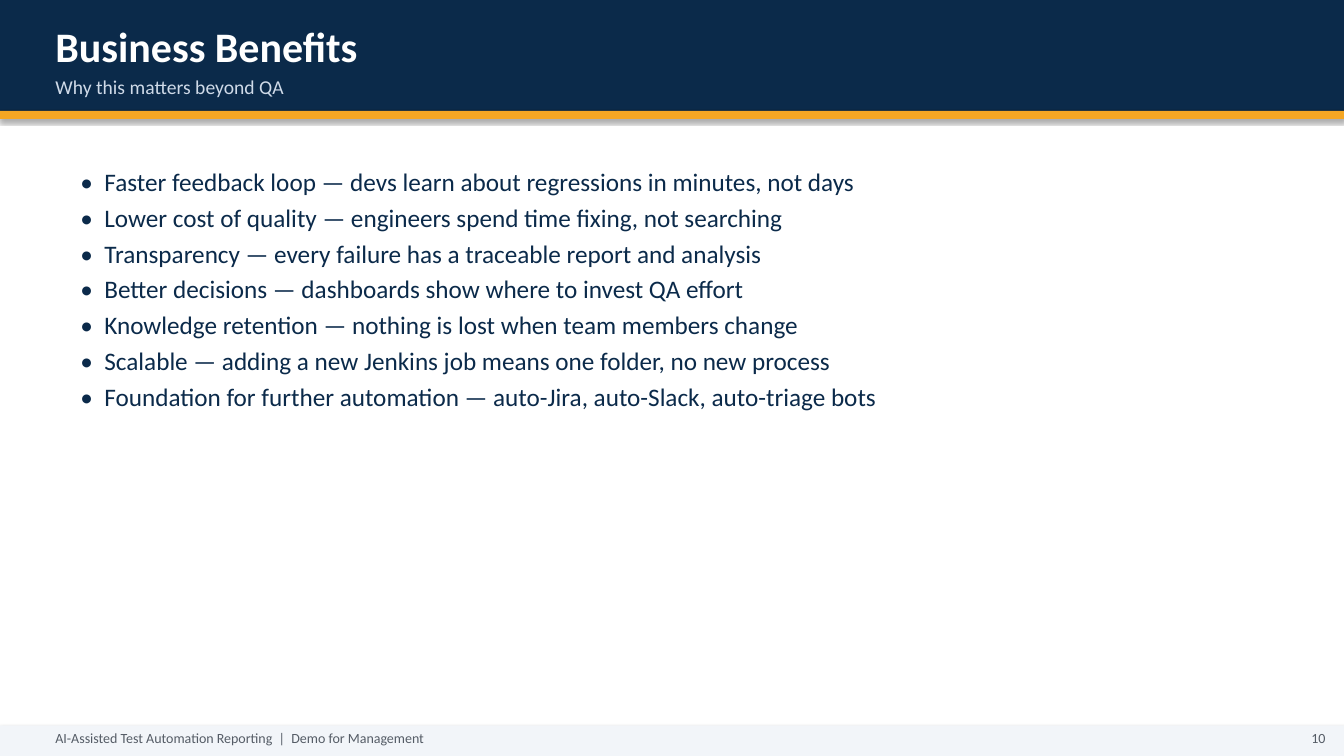
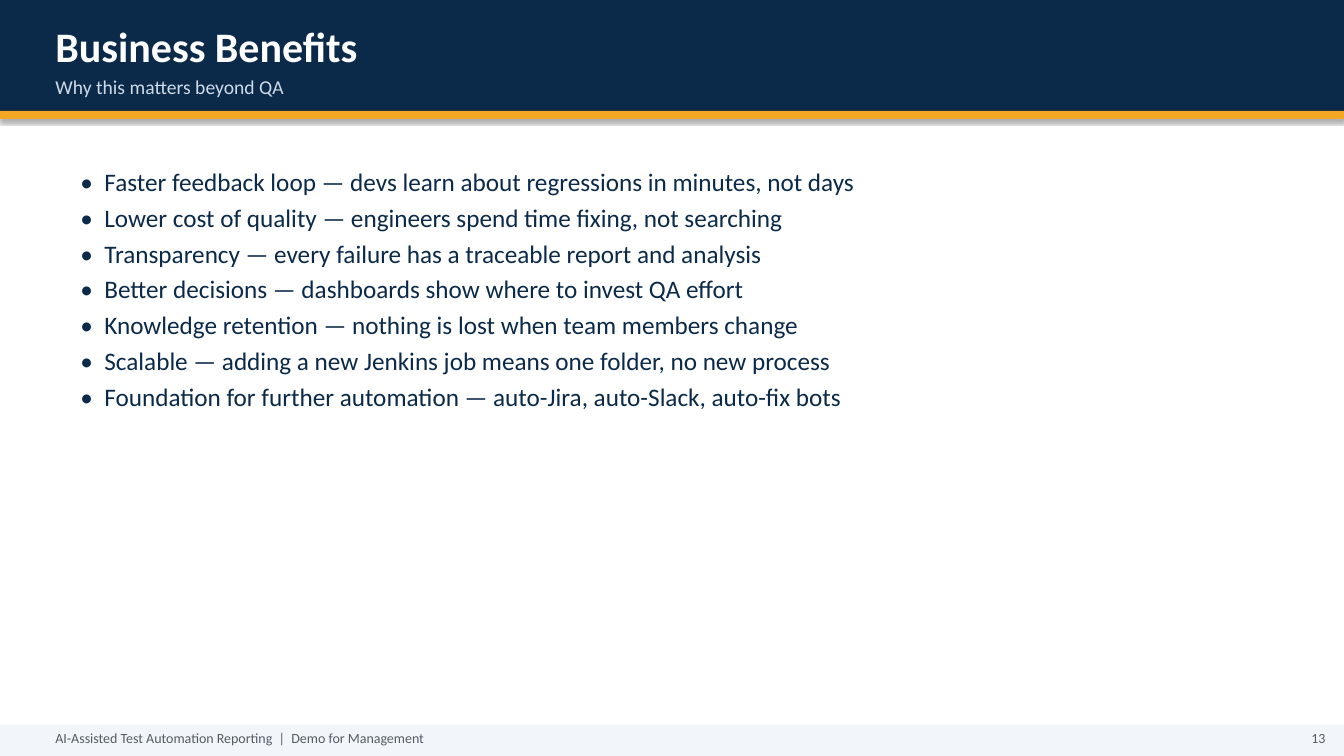
Before and after one commit to abidaliatex/test-automation-reporting, a slide deck: slide 13 of AI-Test-Automation-Reporting-Demo.pptx (slide 10 before the commit). Drawn at 1344x756 pixels with LibreOffice and Linux fonts; fonts in the diff are those of the drawing. Boxes give left, top, right and bottom in pixels: in the first picture for what was removed or moved away, otherwise in the second. Text is boxed around its words. In the diff, an @@ line names an element or a change of style, - is before the commit and + after.

```diff
--- a/AI-Test-Automation-Reporting-Demo.pptx
+++ b/AI-Test-Automation-Reporting-Demo.pptx
@@ text at (104,388,841,409): text changed @@
-• Foundation for further automation — auto-Jira, auto-Slack, auto-triage bots
+• Foundation for further automation — auto-Jira, auto-Slack, auto-fix bots
@@ text at (1311,734,1325,743): text changed @@
-10
+13
```
Also in this commit, not shown: 6 other slides changed, 8 slides added, 2 slides removed, 4 other files.
